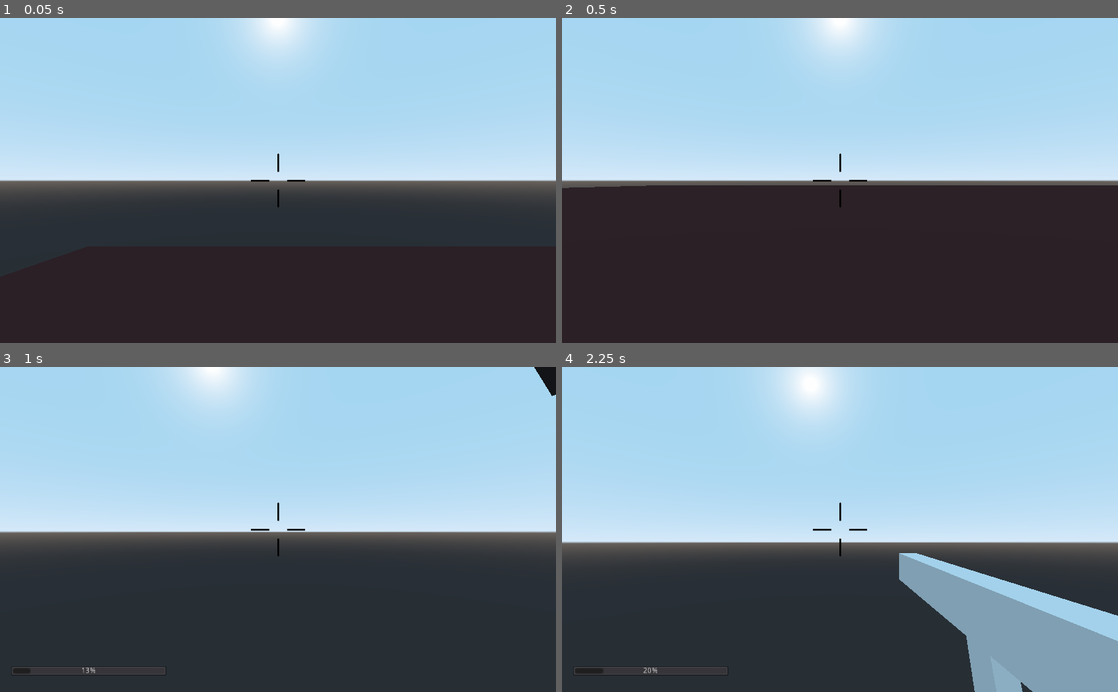
Above: before the commit, frames 1-4 (two rows, left to right).
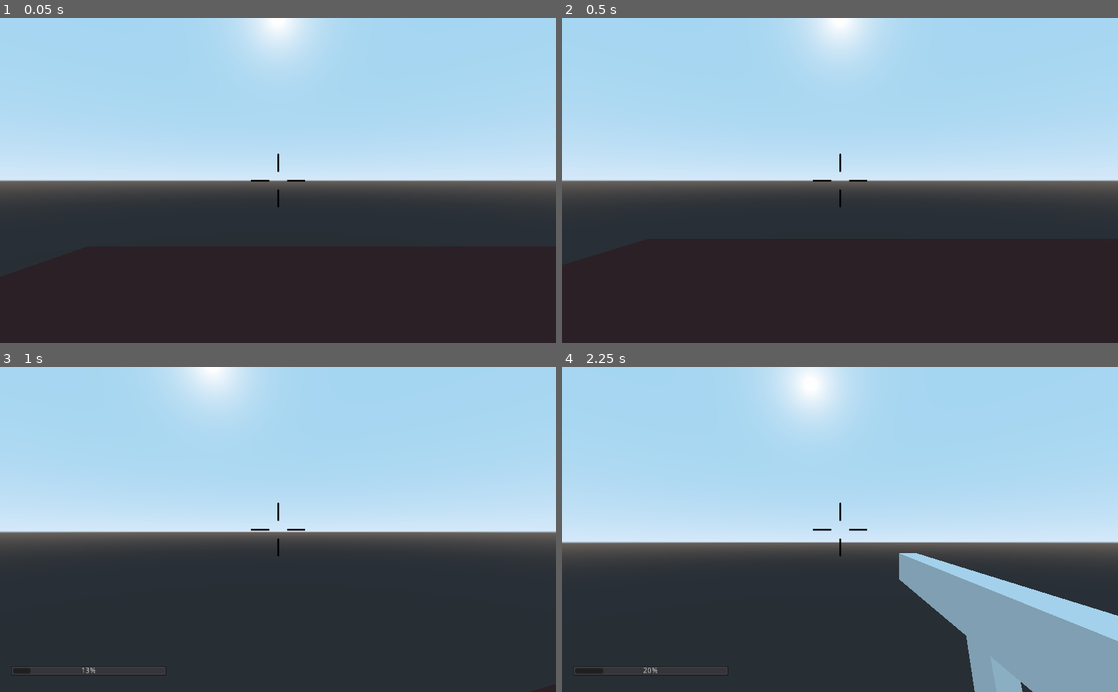
Above: after the commit, the same moments.

Repository: camgrodgers/senior-fps
Game: Godot game, scene res://Levels/NewLevel/NewLevel.tscn
Same seed, same stepped clock (60 frames per second), same inputs: the game is played once before the commit and once after it. This scene is started directly instead of the project's main scene.
Inputs (mouse positions are in pixels of both pictures, inside the frame that each line leads up to):
- Up to frame 1 (0.05 s): no input
- Up to frame 2 (0.5 s): no input
- Up to frame 3 (1 s): move the mouse to (305, 529) at 0.52 s; hold Up (move_forward) from 0.53 s (still down); hold K (danger_test) from 0.53 s (still down); tap Space (jump) at 0.77 s
- Up to frame 4 (2.25 s): keep holding Up (move_forward); move the mouse to (812, 529) at 1.27 s; release K (danger_test) at 1.28 s; click (812, 529) at 1.35 s; tap Space (jump) at 1.52 s; tap Enter at 2 s; move the mouse to (851, 523) at 2.02 s; hold Right mouse button (use_item_alt) from 2.03 s (still down)

Frame 1 is identical in both runs. In frame 2, 3.7% of the frame differs, in the area x 0-100%, y 51-57%; in frame 3, 0.2%; in frame 4, less than 0.1%.

Commit message:
fixed player not being able to shoot enemies from a distance

Diff:
--- a/Enemies/Enemy.gd
+++ b/Enemies/Enemy.gd
@@ -63,7 +63,7 @@
 		return
 
 	var collider = body_ray.collider
-	print(collider)
+#	print(collider)
 	if collider != target:
 		return
 
--- a/Enemies/Enemy.tscn
+++ b/Enemies/Enemy.tscn
@@ -45,6 +45,8 @@
 
 [node name="VisionCone" type="Area" parent="."]
 transform = Transform( -4.37114e-08, 0, 1, 0, 1, 0, -1, 0, -4.37114e-08, 0.0767746, 3.59069, -19.8842 )
+collision_layer = 0
+collision_mask = 3
 
 [node name="CollisionShape" type="CollisionShape" parent="VisionCone"]
 shape = SubResource( 2 )
--- /dev/null
+++ b/Equippables/TestGun.tscn
@@ -0,0 +1,14 @@
+[gd_scene format=2]
+
+[node name="TestGun" type="CSGCombiner"]
+
+[node name="CSGBox2" type="CSGBox" parent="."]
+transform = Transform( 1, 0, 0, 0, 0.952257, 0.305296, 0, -0.305296, 0.952257, 0, -0.18017, 0.128824 )
+width = 0.0673807
+height = 0.265639
+depth = 0.113797
+
+[node name="CSGBox" type="CSGBox" parent="."]
+width = 0.112515
+height = 0.168774
+depth = 1.44352
--- a/Levels/NewLevel/NewLevel.tscn
+++ b/Levels/NewLevel/NewLevel.tscn
@@ -15,6 +15,7 @@
 transform = Transform( 1, 0, 0, 0, 1, 0, 0, 0, 1, -3.11508, 2.47125, 0 )
 
 [node name="CSGCombiner" type="CSGCombiner" parent="."]
+use_collision = true
 
 [node name="CSGBox" type="CSGBox" parent="CSGCombiner"]
 use_collision = true
--- a/Player/Player.gd
+++ b/Player/Player.gd
@@ -92,6 +92,7 @@
 
 		ray.force_raycast_update()
 		if !ray.is_colliding():
+#			print("asdf")
 			return
 
 		var obj = ray.get_collider()
--- a/Player/Player.tscn
+++ b/Player/Player.tscn
@@ -1,8 +1,9 @@
-[gd_scene load_steps=5 format=2]
+[gd_scene load_steps=6 format=2]
 
 [ext_resource path="res://Player/Player.gd" type="Script" id=1]
 [ext_resource path="res://Player/HUD.tscn" type="PackedScene" id=2]
 [ext_resource path="res://Player/PlayerStats.gd" type="Script" id=3]
+[ext_resource path="res://Equippables/TestGun.tscn" type="PackedScene" id=4]
 
 [sub_resource type="CapsuleShape" id=1]
 radius = 0.612344
@@ -25,7 +26,6 @@
 transform = Transform( 1, 0, 0, 0, 1, 0, 0, 0, 1, 0, 1.998, 0 )
 
 [node name="RayCast" type="RayCast" parent="Camera"]
-transform = Transform( 1, 0, 0, 0, 1, 0, 0, 0, 1, 0, 0, -0.591588 )
 enabled = true
 cast_to = Vector3( 0, 0, -1000 )
 collide_with_areas = true
@@ -33,13 +33,4 @@
 [node name="ItemHolder" type="Spatial" parent="Camera"]
 transform = Transform( 1, 0, 0, 0, 1, 0, 0, 0, 1, 0.438983, -0.238201, -0.790554 )
 
-[node name="CSGBox2" type="CSGBox" parent="Camera/ItemHolder"]
-transform = Transform( 1, 0, 0, 0, 0.952257, 0.305296, 0, -0.305296, 0.952257, 0, -0.18017, 0.128824 )
-width = 0.0673807
-height = 0.265639
-depth = 0.113797
-
-[node name="CSGBox" type="CSGBox" parent="Camera/ItemHolder"]
-width = 0.112515
-height = 0.168774
-depth = 1.44352
+[node name="TestGun" parent="Camera/ItemHolder" instance=ExtResource( 4 )]
